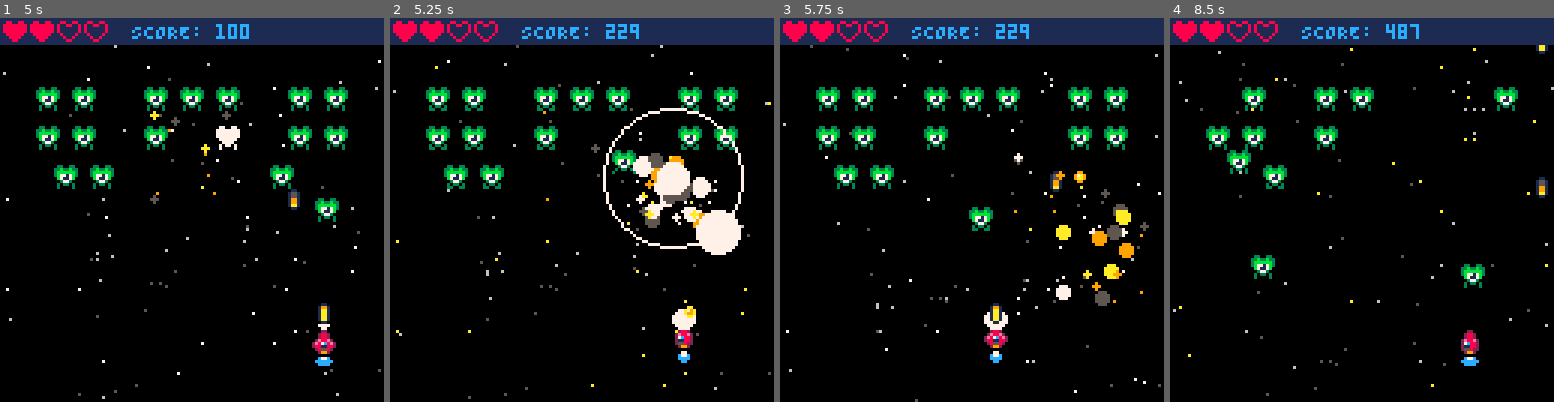
Above: before the commit, frames 1-4 (left to right).
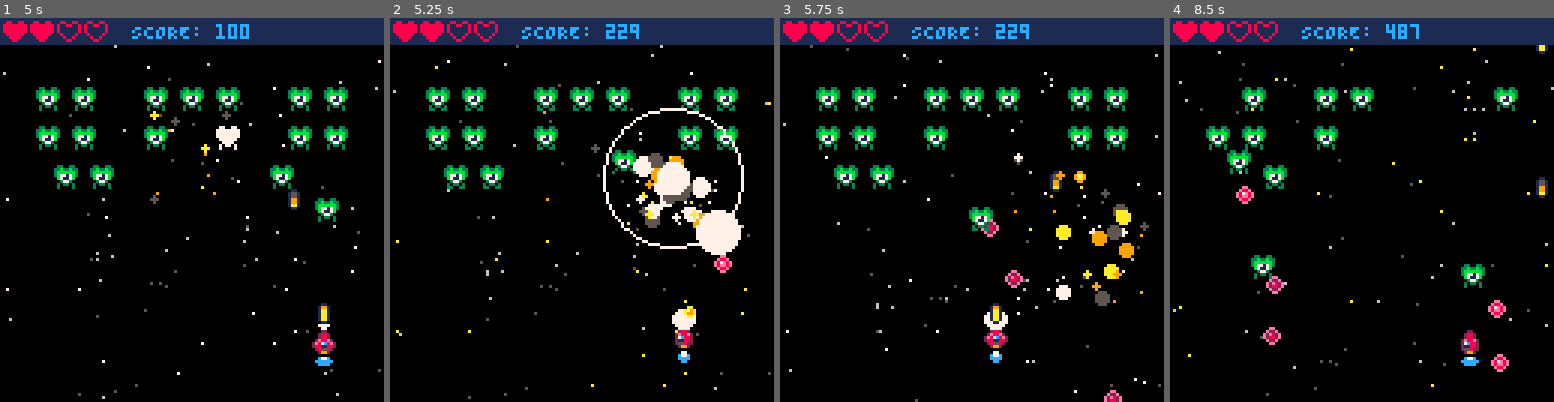
Above: after the commit, the same moments.

Repository: ProfSFrink/pico-8_shump_tutorial
Game: PICO-8 cartridge shump.p8
Two runs of this game, one before a commit and one after it. Both use one fixed random seed, a clock stepped at 60 frames per second and the inputs below.
Inputs:
- Up to frame 1 (5 s): tap X (X key) at 0.33, 1.07, 1.85, 2.97, 4.08 s; tap O (Z key) at 0.7, 1.7, 2.1, 2.5, 2.9, 3.3, 3.7, 4.1, 4.5, 4.9 s; hold Right 1.6-2.1 s; hold Up 2.15-2.42 s; hold Right 2.47-3.03 s; hold Left 3.08-3.58 s; hold Down 3.63-3.97 s; hold Right 4.02-4.68 s; hold Up from 4.73 s (still down)
- Up to frame 2 (5.25 s): release Up at 5.03 s; hold Left from 5.08 s (still down); tap X (X key) at 5.2 s
- Up to frame 3 (5.75 s): tap O (Z key) at 5.3, 5.7 s; release Left at 5.68 s; hold Down from 5.73 s (still down)
- Up to frame 4 (8.5 s): release Down at 6.03 s; hold Right 6.08-6.58 s; tap O (Z key) every 0.4 s from 6.1 to 8.1 s; tap X (X key) at 6.32, 7.43 s; hold Right 6.63-7.13 s; hold Up 7.18-7.45 s; hold Right 7.5-8.07 s; hold Left from 8.12 s (still down)

Frame 1 is identical in both runs. In frame 2, 0.1% of the frame differs, in the area x 84-90%, y 61-67%; in frame 3, 0.4%; in frame 4, 0.7%, in the area x 17-89%, y 43-93%.

Commit message:
- (feat) adds enemy projectile functionality.

Diff:
--- a/behavior/EnemyMovement.lua
+++ b/behavior/EnemyMovement.lua
@@ -18,6 +18,13 @@
     if e.x > 88 then
         e.xSpd -= (e.x - 88) / 32
     end
+
+    if e.bullDelay <= 0 then
+        spawnEnemyProjectile(e.x,e.y + e.bullOffset)
+        e.bullDelay = e.rof
+    end
+
+    e.bullDelay -= 1
 
     e.x += e.xSpd
     e.y += e.ySpd
--- a/entities/Enemies.lua
+++ b/entities/Enemies.lua
@@ -13,6 +13,7 @@
 -- moveTime: Frames enemy moves before stopping (Optional).
 -- stopTime: Frames enemy stops before moving again (Optional).
 -- hp: Enemy health points.
+-- rof: Rate of fire when attacking.
 -- points: Enemy score value.
 -- colW: Collision width - defaults to 7 (Optional).
 -- colH: Collision height - defaults to 7 (Optional).
@@ -33,6 +34,7 @@
         xSpd = 0,
         ySpd = 1.25,
         hp = 2,
+        rof = 10,
         points = 100,
         move = downWave
     },
@@ -50,6 +52,7 @@
         xSpd = 1,
         ySpd = 1,
         hp = 2,
+        rof = 10,
         points = 175,
         move = downWaveSlow
     },
@@ -67,6 +70,7 @@
         xSpd = 0.6,
         ySpd = 0.6,
         hp = 3,
+        rof = 10,
         points = 150,
         move = downWave
     },
@@ -86,6 +90,7 @@
         xSpd = 1.5,
         ySpd = 1.2,
         hp = 3,
+        rof = 10,
         points = 200,
         move = downTowardCenterBackUp
     },
@@ -104,6 +109,7 @@
         ySpd = 2.5,
         waveLen = 20,
         hp = 1,
+        rof = 10,
         points = 200,
         move = downWave
     },
@@ -121,6 +127,7 @@
         xSpd = 0,
         ySpd = 0,
         hp = 2,
+        rof = 10,
         points = 300,
         move = downAcross
     },
@@ -141,6 +148,7 @@
         xSpd = 0,
         ySpd = 0.35,
         hp = 30,
+        rof = 10,
         points = 1000,
         moveTime = 45,
         stopTime = 5,
@@ -195,6 +203,8 @@
         ySpd = enemyCfg.ySpd,
         waveLen = enemyCfg.waveLen or 45,
         hp = enemyCfg.hp or 1,
+        rof = enemyCfg.rof,
+        bullOffset = 3,
         attDelay = 0,
         shake = 0,
         points = enemyCfg.points,
@@ -229,6 +239,9 @@
 
         -- Frames before animation advances.
         aniDelay = enemyCfg.aniDelay,
+
+        -- Delay between firing bullets.
+        bullDelay = enemyCfg.rof,
 
         move = enemyCfg.move,
 
--- a/entities/Projectiles.lua
+++ b/entities/Projectiles.lua
@@ -12,7 +12,6 @@
 -- upFunc: Custom update function.
 pTypes = {
     bullet = {
-        type = bullet,
         ani = { start = 16,
                 fin = 17,
                 delay = 5 },
@@ -32,7 +31,6 @@
         end
     },
     laser = {
-        type = laser,
         colW = 3,
         colH = 3,
         ani = { start = 18,
@@ -50,7 +48,25 @@
                 curSpr = ani.start
             end
         end
-    }
+    },
+    enemyBullet = {
+        ani = { start = 32,
+                fin = 33,
+                delay = 5 },
+        spd = 3,
+        colW = 3,
+        colH = 3,
+        rof = 4,
+        dam = 1,
+        sfx = 0,
+        upFunc = function(_ENV)
+            if curSpr == ani.start then
+                curSpr = ani.fin
+            else
+                curSpr = ani.start
+            end
+        end
+    },
 }
 
 -- Get the configuration for a projectile type.
@@ -62,12 +78,12 @@
 
 -- Projectile Factory logic.
 
--- factory function for creating projectiles.
+-- factory function for creating player projectiles.
 -- @param proCfg: Projectile type definition.
 -- @param x: The x position.
 -- @param y: The y position.
 -- @return: A new projectile object.
-function newProjectile(proCfg, proX, proY)
+function newPlayerProjectile(proCfg, proX, proY)
     -- Local references to global scope.
     local proj = projectiles
     local uiH = uiHeight
@@ -100,7 +116,66 @@
             end
 
             -- Remove if off-screen.
-            if y < uiH - bullH then
+            if  x < 0 or
+                x > 128 or
+                y < uiH - bullH or
+                y > 128 then
+
+                del(proj, _ENV)
+
+            end
+        end,
+
+        -- Draw the projectile.
+        draw = function(_ENV)
+            spr(curSpr, x, y)
+        end
+    }
+end
+
+-- factory function for creating enemy projectiles.
+-- @param proCfg: Projectile type definition.
+-- @param x: The x position.
+-- @param y: The y position.
+-- @return: A new projectile object.
+function newEnemyProjectile(proCfg, proX, proY)
+    -- Local references to global scope.
+    local proj = projectiles
+    local uiH = uiHeight
+    local bullH = bullHeight
+
+    return {
+        type = proCfg.type,
+        x = proX + 2,
+        y = proY,
+        spd = proCfg.spd,
+        dam = proCfg.dam,
+        upFunc = proCfg.upFunc,
+
+        -- Current sprite being animated.
+        curSpr = proCfg.ani.start,
+        ani = proCfg.ani,
+        animTimer = 0,
+
+        -- Frames before animation advances.
+        animDelay = proCfg.ani.delay,
+
+        -- Update the projectile.
+        update = function(_ENV)
+            y += spd
+
+            animTimer += 1
+            if animTimer >= animDelay then
+                animTimer = 0
+                upFunc(_ENV)
+            end
+
+            -- Remove if off-screen.
+            if  x < 0 or
+                x > 128 or
+                y < uiH - bullH or
+                y > 128 then
+
                 del(proj, _ENV)
 
             end
@@ -120,7 +195,14 @@
 -- @param x: Spawn x position.
 -- @param y: Spawn y position.
 function spawnProjectile(proCfg, x, y)
-    add(projectiles, newProjectile(proCfg, x, y))
+    add(projectiles, newPlayerProjectile(proCfg, x, y))
+    sfx(proCfg.sfx)
+end
+
+function spawnEnemyProjectile(x, y)
+    local proCfg = getConfig("enemyBullet")
+
+    add(enemyProjectiles, newEnemyProjectile(proCfg, x, y))
     sfx(proCfg.sfx)
 end
 
@@ -129,6 +211,10 @@
     for p in all(projectiles) do
         p:update()
     end
+
+    for ep in all(enemyProjectiles) do
+        ep:update()
+    end
 end
 
 -- Draw all projectiles.
@@ -136,4 +222,8 @@
     for p in all(projectiles) do
         p:draw()
     end
-end
+
+    for ep in all(enemyProjectiles) do
+        ep:draw()
+    end
+end
--- a/scenes/GameScene.lua
+++ b/scenes/GameScene.lua
@@ -36,7 +36,7 @@
 
 	-- Fire bullet if X pressed.
 	if btn(5) and canPlay then
-		local proCfg = getConfig(bullet)
+		local proCfg = getConfig("bullet")
 
 		if proT <= 0 then
 			spawnProjectile(proCfg, ship.x, ship.y - ship.bulletOffset)
@@ -47,7 +47,7 @@
 
 	-- Fire laser if Z pressed.
 	if btn(4) and canPlay then
-		local proCfg = getConfig(laser)
+		local proCfg = getConfig("laser")
 
 		if proT <= 0 then
 			spawnProjectile(proCfg, ship.x, ship.y - ship.bulletOffset)
--- a/shump.p8
+++ b/shump.p8
@@ -41,12 +41,12 @@
 00000000000000001aa100001aa100001aa10000199100000000000000000000000000000000000000000000000000000000000059ddd9500000000000000000
 0000000000000000011000000110000001100000011000000000000000000000000000000000000000000000000000000000000089999d800000000000000000
 00000000000000000000000000000000000000000000000000000000000000000000000000000000000000000000000000000000500000500000000000000000
-00000000000000000000000000000000000000000000000000000000000000000000000000000000000000000000000000000000000000000000000000000000
-00000000000000000000000000000000000000000000000000000000000000000000000000000000000000000000000000000000000000000000000000000000
-00000000000000000000000000000000000000000000000000000000000000000000000000000000000000000000000000000000000000000000000000000000
-00000000000000000000000000000000000000000000000000000000000000000000000000000000000000000000000000000000000000000000000000000000
-00000000000000000000000000000000000000000000000000000000000000000000000000000000000000000000000000000000000000000000000000000000
-00000000000000000000000000000000000000000000000000000000000000000000000000000000000000000000000000000000000000000000000000000000
+00ee000000ee00000077000000000000000000000000000000000000000000000000000000000000000000000000000000000000000000000000000000000000
+0e22e0000e88e00007cc700000000000000000000000000000000000000000000000000000000000000000000000000000000000000000000000000000000000
+e2e82e00e87e8e007c77c70000000000000000000000000000000000000000000000000000000000000000000000000000000000000000000000000000000000
+e2882e00e8ee8e007c77c70000000000000000000000000000000000000000000000000000000000000000000000000000000000000000000000000000000000
+0e22e0000e88e00007cc700000000000000000000000000000000000000000000000000000000000000000000000000000000000000000000000000000000000
+00ee000000ee00000077000000000000000000000000000000000000000000000000000000000000000000000000000000000000000000000000000000000000
 00000000000000000000000000000000000000000000000000000000000000000000000000000000000000000000000000000000000000000000000000000000
 00000000000000000000000000000000000000000000000000000000000000000000000000000000000000000000000000000000000000000000000000000000
 00000000000000000000000000000000000000000000000000000000000000000000000000000000000000000000000000000000000000000000000000000000
--- a/states/GameState.lua
+++ b/states/GameState.lua
@@ -52,6 +52,7 @@
 
 	-- Setup for projectiles.
 	projectiles = {}
+	enemyProjectiles = {}
 
 	-- Tracks frames between shots.
 	proT = 0
